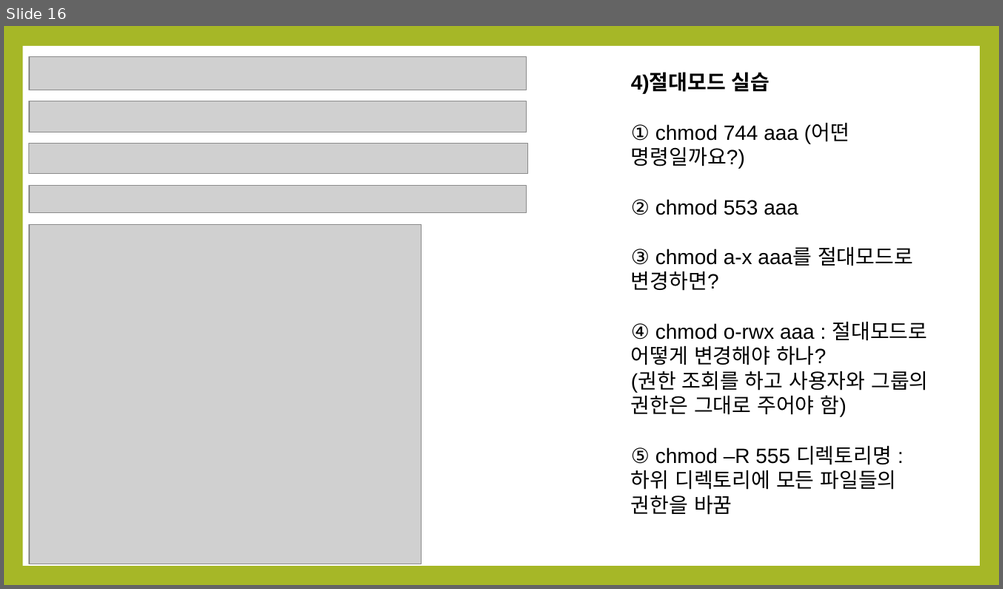
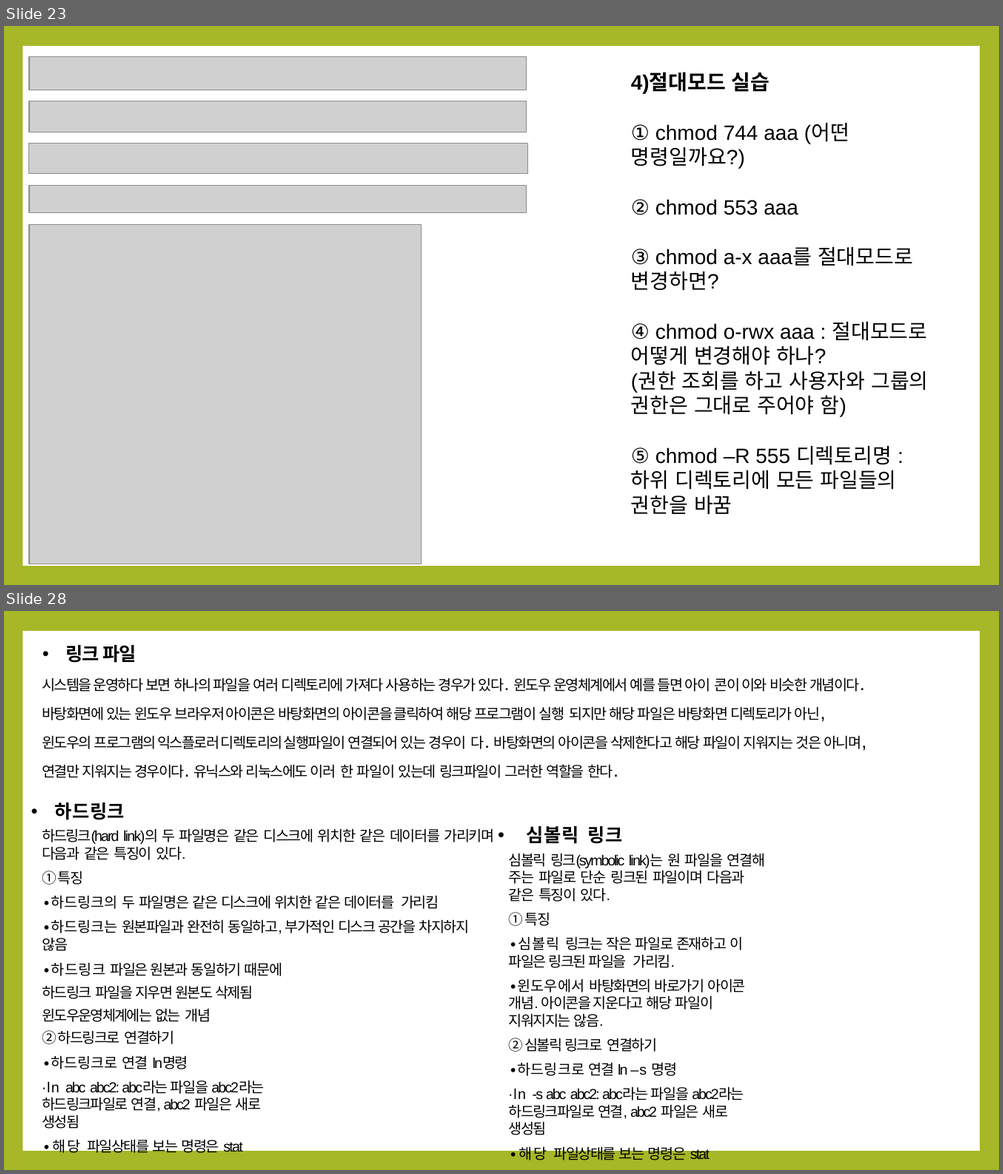
Before and after one commit to noheul1030/KOPO-Linux, a slide deck: 리눅스(v2023)/과제PPT/리눅스5강PPT.pptx. Shown one above the other, each under a label of ours: slide 16 before the commit, slides 23 and 28 after it; the slides between them are not shown. The pictures are 1003x589 and 1003x1174 pixels, drawn with LibreOffice and Linux fonts; fonts in the diff are those of the drawing; grey boxes stand for pictures. Boxes give left, top, right and bottom in pixels: in the first picture for what was removed or moved away, otherwise in the second. Text is boxed around its words. In the diff, an @@ line names an element or a change of style, - is before the commit and + after.

Commit message:
리눅스 4,5,6강 PPT

```diff
--- a/리눅스(v2023)/과제PPT/리눅스5강PPT.pptx
+++ b/리눅스(v2023)/과제PPT/리눅스5강PPT.pptx
@@ slide 28 added at (4, 611, 999, 1170), background #A6B727; not listed: 1 template element that a slide beside it also shows @@
@@ text added at (42, 645, 861, 778), 14 pt, text #000000 @@
+• 링크 파일
+시스템을 운영하다 보면 하나의 파일을 여러 디렉토리에 가져다 사용하는 경우가 있다. 윈도우 운영체계에서 예를 들면 아이 콘이 이와 비슷한 개념이다.
+바탕화면에 있는 윈도우 브라우저 아이콘은 바탕화면의 아이콘을 클릭하여 해당 프로그램이 실행 되지만 해당 파일은 바탕화면 디렉토리가 아닌,
+윈도우의 프로그램의 익스플로러 디렉토리의 실행파일이 연결되어 있는 경우이 다. 바탕화면의 아이콘을 삭제한다고 해당 파일이 지워지는 것은 아니며,
+연결만 지워지는 경우이다. 유닉스와 리눅스에도 이러 한 파일이 있는데 링크파일이 그러한 역할을 한다.
@@ text added at (42, 803, 745, 1161), 14 pt, text #000000 @@
+• 하드링크
+하드링크(hard link)의 두 파일명은 같은 디스크에 위치한 같은 데이터를 가리키며 다음과 같은 특징이 있다.
+① 특징
+∙하드링크의 두 파일명은 같은 디스크에 위치한 같은 데이터를 가리킴
+∙하드링크는 원본파일과 완전히 동일하고, 부가적인 디스크 공간을 차지하지 않음
+∙하드링크 파일은 원본과 동일하기 때문에 하드링크 파일을 지우면 원본도 삭제됨 윈도우운영체계에는 없는 개념
+② 하드링크로 연결하기
+∙하드링크로 연결 ln명령
+∙ln abc abc2: abc라는 파일을 abc2라는 하드링크파일로 연결, abc2 파일은 새로 생성됨
+∙해당 파일상태를 보는 명령은 stat
+• 심볼릭 링크
+심볼릭 링크(symbolic link)는 원 파일을 연결해 주는 파일로 단순 링크된 파일이며 다음과 같은 특징이 있다.
+① 특징
+∙심볼릭 링크는 작은 파일로 존재하고 이 파일은 링크된 파일을 가리킴.
+∙윈도우에서 바탕화면의 바로가기 아이콘 개념. 아이콘을 지운다고 해당 파일이 지워지지는 않음.
+② 심볼릭 링크로 연결하기
+∙하드링크로 연결 ln –s 명령
+∙ln -s abc abc2: abc라는 파일을 abc2라는 하드링크파일로 연결, abc2 파일은 새로 생성됨
+∙해당 파일상태를 보는 명령은 stat
@@ what was slide 16 is now slide 23 @@
```
Also in this commit, not shown: 23 other slides added, 1 other file.
